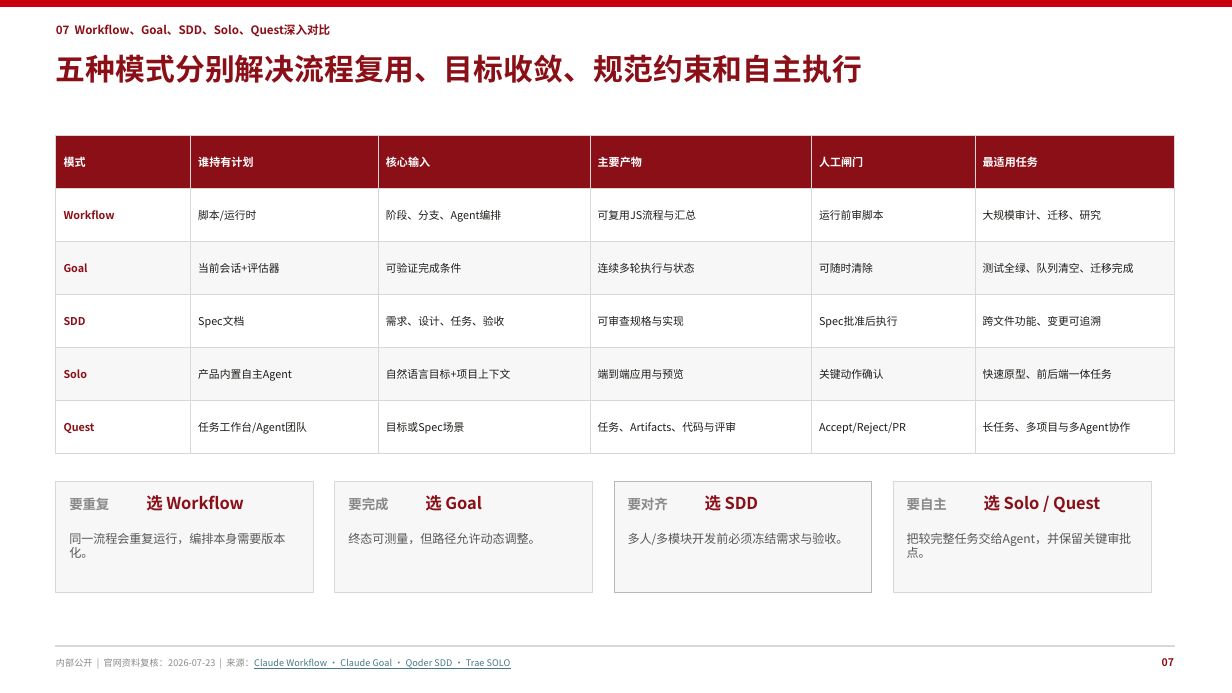
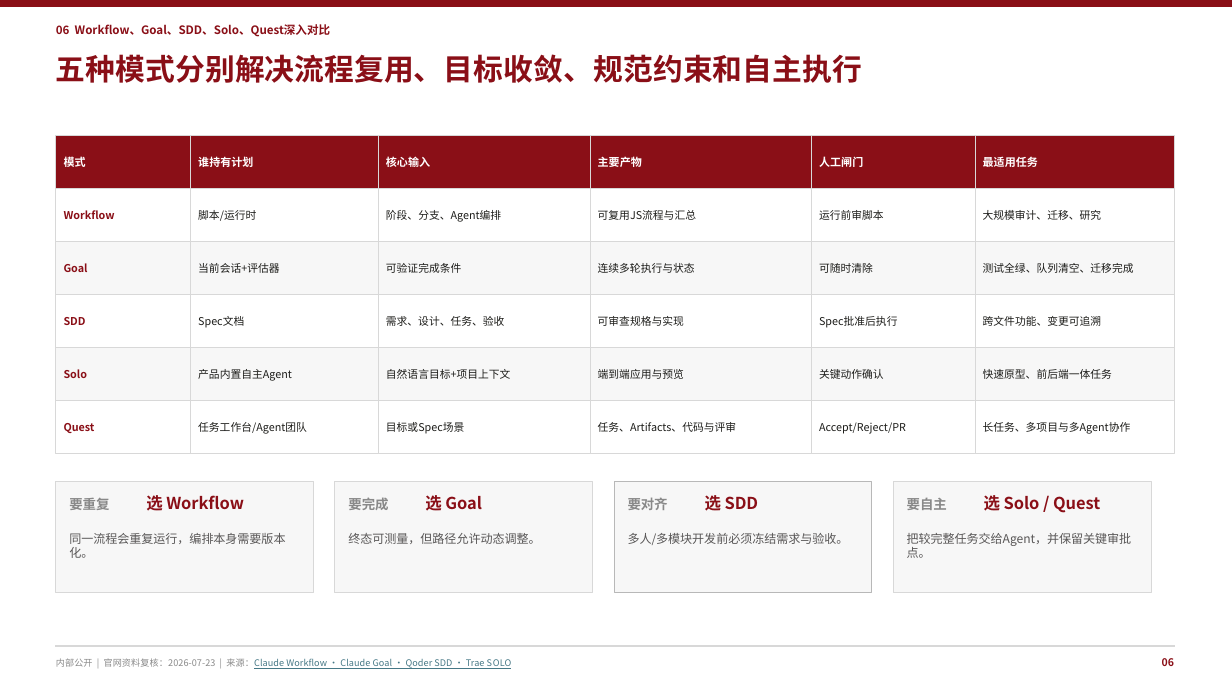
Before and after one commit to peter-liu1997/ai-solution-reports, a slide deck: slide 7 of AI-Coding-工具能力赋能-16页华为企业方案风格版.pptx (slide 8 before the commit). Drawn at 1232x693 pixels with LibreOffice and Linux fonts; fonts in the diff are those of the drawing. Boxes give left, top, right and bottom in pixels: in the first picture for what was removed or moved away, otherwise in the second. Text is boxed around its words. In the diff, an @@ line names an element or a change of style, - is before the commit and + after.

```diff
--- a/AI-Coding-工具能力赋能-16页华为企业方案风格版.pptx
+++ b/AI-Coding-工具能力赋能-16页华为企业方案风格版.pptx
@@ rectangle at (0, 0, 1232, 6): fill #C7000B to #8A0F17; outline #C7000B 0 pt to #8A0F17 0 pt @@
@@ text at (56, 24, 331, 37): text changed @@
-07 Workflow、Goal、SDD、Solo、Quest深入对比
+06 Workflow、Goal、SDD、Solo、Quest深入对比
@@ text at (1162, 658, 1174, 666): text changed @@
-07
+06
```
Also in this commit, not shown: 15 other slides changed.
